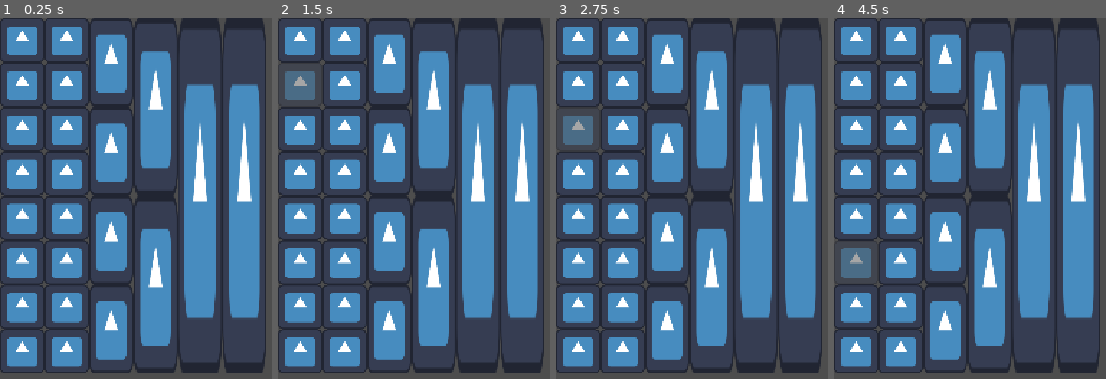
Above: before the commit, frames 1-4 (left to right).
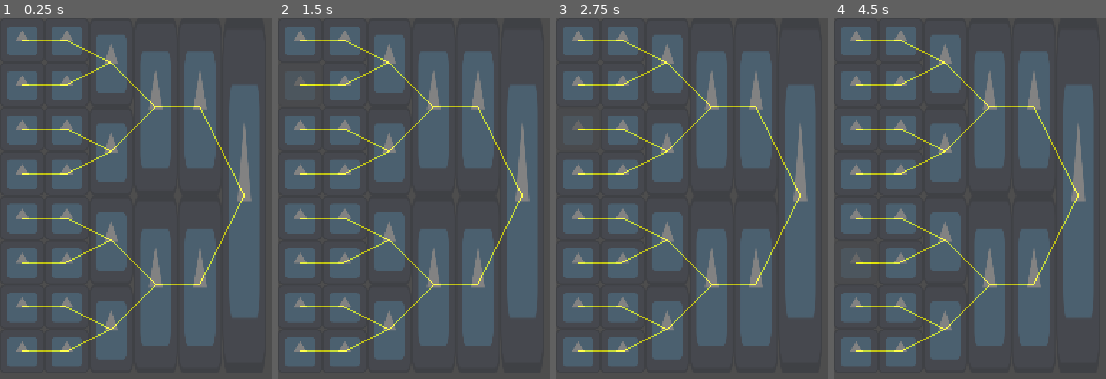
Above: after the commit, the same moments.

Repository: pgpais/gmtk-2026
Game: Godot game, scene res://main.tscn
Two runs of this game, one before a commit and one after it. Both use one fixed random seed, a clock stepped at 60 frames per second and the inputs below. The engine's default icon, where the game draws it, is replaced by a stand-in: a white triangle on a blue panel in a dark square.
Inputs (mouse positions are in pixels of both pictures, inside the frame that each line leads up to):
- Up to frame 1 (0.25 s): no input
- Up to frame 2 (1.5 s): tap Enter at 0.5 s; move the mouse to (299, 39) at 0.52 s; tap Space at 1.25 s; move the mouse to (299, 82) at 1.27 s
- Up to frame 3 (2.75 s): tap Enter at 2 s; move the mouse to (577, 129) at 2.02 s
- Up to frame 4 (4.5 s): tap Space at 2.75, 4.25 s; move the mouse to (855, 173) at 2.77 s; tap Enter at 3.5 s; move the mouse to (855, 216) at 3.52 s; move the mouse to (855, 263) at 4.27 s

The runs differ from the first frame. In frame 1, 56% of the frame differs, in the area x 0-98%, y 0-99%; in frame 2, 56%; in frame 3, 56%; in frame 4, 56%.
Error before the commit: Invalid access to property or key 'edited_scene_root' on a base object of type 'null instance'. (res://map/grid_map.gd:35)
Error after the commit: Invalid access to property or key 'edited_scene_root' on a base object of type 'null instance'. (res://map/grid_map.gd:40)

Commit message:
Grid map now works with an array of sizes. Tiles are pointing at next tile now

Diff:
--- a/main.tscn
+++ b/main.tscn
@@ -1,10 +1,292 @@
 [gd_scene format=3 uid="uid://da8sgbng7wcgu"]
 
 [ext_resource type="Script" uid="uid://dojshow4it3ya" path="res://map/grid_map.gd" id="1_ig7tw"]
+[ext_resource type="Script" uid="uid://dtdg6wi6v4o0a" path="res://map/layer.gd" id="2_1bvp3"]
+[ext_resource type="PackedScene" uid="uid://bmifyrtst83yc" path="res://map/tile.tscn" id="3_lquwl"]
+[ext_resource type="Script" uid="uid://d1vsxetgx8k52" path="res://map/tile.gd" id="4_7mycd"]
 
 [node name="main" type="Node2D" unique_id=1936105572]
 
 [node name="LayerGridMap" type="Node2D" parent="." unique_id=1932554677]
 script = ExtResource("1_ig7tw")
-layers = Array[int]([8, 8, 4, 2, 1, 1])
+layer_sizes = Array[int]([8, 8, 4, 2, 2, 1])
 metadata/_custom_type_script = "uid://dojshow4it3ya"
+
+[node name="Layer4" type="Node2D" parent="LayerGridMap" unique_id=26409963]
+position = Vector2(32, 0)
+script = ExtResource("2_1bvp3")
+number_of_tiles = 8
+tile_size_multiplier = 1
+
+[node name="Tile" type="Area2D" parent="LayerGridMap/Layer4" unique_id=813079352 node_paths=PackedStringArray("next_tile", "layer") instance=ExtResource("3_lquwl")]
+z_index = 4
+position = Vector2(0, 32)
+script = ExtResource("4_7mycd")
+next_tile = NodePath("../../Layer5/Tile")
+tile_size_multiplier = 1
+layer = NodePath("..")
+metadata/_custom_type_script = "uid://d1vsxetgx8k52"
+
+[node name="Tile2" type="Area2D" parent="LayerGridMap/Layer4" unique_id=1396575807 node_paths=PackedStringArray("next_tile", "layer") instance=ExtResource("3_lquwl")]
+z_index = 4
+position = Vector2(0, 96)
+script = ExtResource("4_7mycd")
+next_tile = NodePath("../../Layer5/Tile2")
+tile_index = 1
+tile_size_multiplier = 1
+layer = NodePath("..")
+metadata/_custom_type_script = "uid://d1vsxetgx8k52"
+
+[node name="Tile3" type="Area2D" parent="LayerGridMap/Layer4" unique_id=1046784244 node_paths=PackedStringArray("next_tile", "layer") instance=ExtResource("3_lquwl")]
+z_index = 4
+position = Vector2(0, 160)
+script = ExtResource("4_7mycd")
+next_tile = NodePath("../../Layer5/Tile3")
+tile_index = 2
+tile_size_multiplier = 1
+layer = NodePath("..")
+metadata/_custom_type_script = "uid://d1vsxetgx8k52"
+
+[node name="Tile4" type="Area2D" parent="LayerGridMap/Layer4" unique_id=787410296 node_paths=PackedStringArray("next_tile", "layer") instance=ExtResource("3_lquwl")]
+z_index = 4
+position = Vector2(0, 224)
+script = ExtResource("4_7mycd")
+next_tile = NodePath("../../Layer5/Tile4")
+tile_index = 3
+tile_size_multiplier = 1
+layer = NodePath("..")
+metadata/_custom_type_script = "uid://d1vsxetgx8k52"
+
+[node name="Tile5" type="Area2D" parent="LayerGridMap/Layer4" unique_id=1531034449 node_paths=PackedStringArray("next_tile", "layer") instance=ExtResource("3_lquwl")]
+z_index = 4
+position = Vector2(0, 288)
+script = ExtResource("4_7mycd")
+next_tile = NodePath("../../Layer5/Tile5")
+tile_index = 4
+tile_size_multiplier = 1
+layer = NodePath("..")
+metadata/_custom_type_script = "uid://d1vsxetgx8k52"
+
+[node name="Tile6" type="Area2D" parent="LayerGridMap/Layer4" unique_id=1222352620 node_paths=PackedStringArray("next_tile", "layer") instance=ExtResource("3_lquwl")]
+z_index = 4
+position = Vector2(0, 352)
+script = ExtResource("4_7mycd")
+next_tile = NodePath("../../Layer5/Tile6")
+tile_index = 5
+tile_size_multiplier = 1
+layer = NodePath("..")
+metadata/_custom_type_script = "uid://d1vsxetgx8k52"
+
+[node name="Tile7" type="Area2D" parent="LayerGridMap/Layer4" unique_id=66779259 node_paths=PackedStringArray("next_tile", "layer") instance=ExtResource("3_lquwl")]
+z_index = 4
+position = Vector2(0, 416)
+script = ExtResource("4_7mycd")
+next_tile = NodePath("../../Layer5/Tile7")
+tile_index = 6
+tile_size_multiplier = 1
+layer = NodePath("..")
+metadata/_custom_type_script = "uid://d1vsxetgx8k52"
+
+[node name="Tile8" type="Area2D" parent="LayerGridMap/Layer4" unique_id=1120705859 node_paths=PackedStringArray("next_tile", "layer") instance=ExtResource("3_lquwl")]
+z_index = 4
+position = Vector2(0, 480)
+script = ExtResource("4_7mycd")
+next_tile = NodePath("../../Layer5/Tile8")
+tile_index = 7
+tile_size_multiplier = 1
+layer = NodePath("..")
+metadata/_custom_type_script = "uid://d1vsxetgx8k52"
+
+[node name="Layer5" type="Node2D" parent="LayerGridMap" unique_id=790413749]
+position = Vector2(96, 0)
+script = ExtResource("2_1bvp3")
+number_of_tiles = 8
+tile_size_multiplier = 1
+
+[node name="Tile" type="Area2D" parent="LayerGridMap/Layer5" unique_id=541662927 node_paths=PackedStringArray("next_tile", "layer") instance=ExtResource("3_lquwl")]
+z_index = 4
+position = Vector2(0, 32)
+script = ExtResource("4_7mycd")
+next_tile = NodePath("../../Layer6/Tile")
+tile_size_multiplier = 1
+layer = NodePath("..")
+metadata/_custom_type_script = "uid://d1vsxetgx8k52"
+
+[node name="Tile2" type="Area2D" parent="LayerGridMap/Layer5" unique_id=590297083 node_paths=PackedStringArray("next_tile", "layer") instance=ExtResource("3_lquwl")]
+z_index = 4
+position = Vector2(0, 96)
+script = ExtResource("4_7mycd")
+next_tile = NodePath("../../Layer6/Tile")
+tile_index = 1
+tile_size_multiplier = 1
+layer = NodePath("..")
+metadata/_custom_type_script = "uid://d1vsxetgx8k52"
+
+[node name="Tile3" type="Area2D" parent="LayerGridMap/Layer5" unique_id=1743489990 node_paths=PackedStringArray("next_tile", "layer") instance=ExtResource("3_lquwl")]
+z_index = 4
+position = Vector2(0, 160)
+script = ExtResource("4_7mycd")
+next_tile = NodePath("../../Layer6/Tile2")
+tile_index = 2
+tile_size_multiplier = 1
+layer = NodePath("..")
+metadata/_custom_type_script = "uid://d1vsxetgx8k52"
+
+[node name="Tile4" type="Area2D" parent="LayerGridMap/Layer5" unique_id=1206136928 node_paths=PackedStringArray("next_tile", "layer") instance=ExtResource("3_lquwl")]
+z_index = 4
+position = Vector2(0, 224)
+script = ExtResource("4_7mycd")
+next_tile = NodePath("../../Layer6/Tile2")
+tile_index = 3
+tile_size_multiplier = 1
+layer = NodePath("..")
+metadata/_custom_type_script = "uid://d1vsxetgx8k52"
+
+[node name="Tile5" type="Area2D" parent="LayerGridMap/Layer5" unique_id=952627145 node_paths=PackedStringArray("next_tile", "layer") instance=ExtResource("3_lquwl")]
+z_index = 4
+position = Vector2(0, 288)
+script = ExtResource("4_7mycd")
+next_tile = NodePath("../../Layer6/Tile3")
+tile_index = 4
+tile_size_multiplier = 1
+layer = NodePath("..")
+metadata/_custom_type_script = "uid://d1vsxetgx8k52"
+
+[node name="Tile6" type="Area2D" parent="LayerGridMap/Layer5" unique_id=1612332693 node_paths=PackedStringArray("next_tile", "layer") instance=ExtResource("3_lquwl")]
+z_index = 4
+position = Vector2(0, 352)
+script = ExtResource("4_7mycd")
+next_tile = NodePath("../../Layer6/Tile3")
+tile_index = 5
+tile_size_multiplier = 1
+layer = NodePath("..")
+metadata/_custom_type_script = "uid://d1vsxetgx8k52"
+
+[node name="Tile7" type="Area2D" parent="LayerGridMap/Layer5" unique_id=227259990 node_paths=PackedStringArray("next_tile", "layer") instance=ExtResource("3_lquwl")]
+z_index = 4
+position = Vector2(0, 416)
+script = ExtResource("4_7mycd")
+next_tile = NodePath("../../Layer6/Tile4")
+tile_index = 6
+tile_size_multiplier = 1
+layer = NodePath("..")
+metadata/_custom_type_script = "uid://d1vsxetgx8k52"
+
+[node name="Tile8" type="Area2D" parent="LayerGridMap/Layer5" unique_id=254324250 node_paths=PackedStringArray("next_tile", "layer") instance=ExtResource("3_lquwl")]
+z_index = 4
+position = Vector2(0, 480)
+script = ExtResource("4_7mycd")
+next_tile = NodePath("../../Layer6/Tile4")
+tile_index = 7
+tile_size_multiplier = 1
+layer = NodePath("..")
+metadata/_custom_type_script = "uid://d1vsxetgx8k52"
+
+[node name="Layer6" type="Node2D" parent="LayerGridMap" unique_id=1600347612]
+position = Vector2(160, 0)
+script = ExtResource("2_1bvp3")
+number_of_tiles = 4
+tile_size_multiplier = 2
+
+[node name="Tile" type="Area2D" parent="LayerGridMap/Layer6" unique_id=1066673727 node_paths=PackedStringArray("next_tile", "layer") instance=ExtResource("3_lquwl")]
+z_index = 4
+position = Vector2(0, 64)
+script = ExtResource("4_7mycd")
+next_tile = NodePath("../../Layer7/Tile")
+tile_size_multiplier = 2
+layer = NodePath("..")
+metadata/_custom_type_script = "uid://d1vsxetgx8k52"
+
+[node name="Tile2" type="Area2D" parent="LayerGridMap/Layer6" unique_id=1125613373 node_paths=PackedStringArray("next_tile", "layer") instance=ExtResource("3_lquwl")]
+z_index = 4
+position = Vector2(0, 192)
+script = ExtResource("4_7mycd")
+next_tile = NodePath("../../Layer7/Tile")
+tile_index = 1
+tile_size_multiplier = 2
+layer = NodePath("..")
+metadata/_custom_type_script = "uid://d1vsxetgx8k52"
+
+[node name="Tile3" type="Area2D" parent="LayerGridMap/Layer6" unique_id=1439551679 node_paths=PackedStringArray("next_tile", "layer") instance=ExtResource("3_lquwl")]
+z_index = 4
+position = Vector2(0, 320)
+script = ExtResource("4_7mycd")
+next_tile = NodePath("../../Layer7/Tile2")
+tile_index = 2
+tile_size_multiplier = 2
+layer = NodePath("..")
+metadata/_custom_type_script = "uid://d1vsxetgx8k52"
+
+[node name="Tile4" type="Area2D" parent="LayerGridMap/Layer6" unique_id=1203459029 node_paths=PackedStringArray("next_tile", "layer") instance=ExtResource("3_lquwl")]
+z_index = 4
+position = Vector2(0, 448)
+script = ExtResource("4_7mycd")
+next_tile = NodePath("../../Layer7/Tile2")
+tile_index = 3
+tile_size_multiplier = 2
+layer = NodePath("..")
+metadata/_custom_type_script = "uid://d1vsxetgx8k52"
+
+[node name="Layer7" type="Node2D" parent="LayerGridMap" unique_id=468929499]
+position = Vector2(224, 0)
+script = ExtResource("2_1bvp3")
+number_of_tiles = 2
+tile_size_multiplier = 4
+
+[node name="Tile" type="Area2D" parent="LayerGridMap/Layer7" unique_id=1937633657 node_paths=PackedStringArray("next_tile", "layer") instance=ExtResource("3_lquwl")]
+z_index = 4
+position = Vector2(0, 128)
+script = ExtResource("4_7mycd")
+next_tile = NodePath("../../Layer10/Tile")
+tile_size_multiplier = 4
+layer = NodePath("..")
+metadata/_custom_type_script = "uid://d1vsxetgx8k52"
+
+[node name="Tile2" type="Area2D" parent="LayerGridMap/Layer7" unique_id=1580108407 node_paths=PackedStringArray("next_tile", "layer") instance=ExtResource("3_lquwl")]
+z_index = 4
+position = Vector2(0, 384)
+script = ExtResource("4_7mycd")
+next_tile = NodePath("../../Layer10/Tile2")
+tile_index = 1
+tile_size_multiplier = 4
+layer = NodePath("..")
+metadata/_custom_type_script = "uid://d1vsxetgx8k52"
+
+[node name="Layer10" type="Node2D" parent="LayerGridMap" unique_id=1167699493]
+position = Vector2(288, 0)
+script = ExtResource("2_1bvp3")
+number_of_tiles = 2
+tile_size_multiplier = 4
+
+[node name="Tile" type="Area2D" parent="LayerGridMap/Layer10" unique_id=1063140447 node_paths=PackedStringArray("next_tile", "layer") instance=ExtResource("3_lquwl")]
+z_index = 4
+position = Vector2(0, 128)
+script = ExtResource("4_7mycd")
+next_tile = NodePath("../../Layer12/Tile")
+tile_size_multiplier = 4
+layer = NodePath("..")
+metadata/_custom_type_script = "uid://d1vsxetgx8k52"
+
+[node name="Tile2" type="Area2D" parent="LayerGridMap/Layer10" unique_id=806448594 node_paths=PackedStringArray("next_tile", "layer") instance=ExtResource("3_lquwl")]
+z_index = 4
+position = Vector2(0, 384)
+script = ExtResource("4_7mycd")
+next_tile = NodePath("../../Layer12/Tile")
+tile_index = 1
+tile_size_multiplier = 4
+layer = NodePath("..")
+metadata/_custom_type_script = "uid://d1vsxetgx8k52"
+
+[node name="Layer12" type="Node2D" parent="LayerGridMap" unique_id=642404460]
+position = Vector2(352, 0)
+script = ExtResource("2_1bvp3")
+number_of_tiles = 1
+tile_size_multiplier = 8
+
+[node name="Tile" type="Area2D" parent="LayerGridMap/Layer12" unique_id=170798841 node_paths=PackedStringArray("layer") instance=ExtResource("3_lquwl")]
+z_index = 4
+position = Vector2(0, 256)
+script = ExtResource("4_7mycd")
+tile_size_multiplier = 8
+layer = NodePath("..")
+metadata/_custom_type_script = "uid://d1vsxetgx8k52"
--- a/map/grid_map.gd
+++ b/map/grid_map.gd
@@ -8,31 +8,56 @@
 		map_size = value
 		_setup_map()
 
-@export var layers: Array[int]:
+@export var layer_sizes: Array[int]:
 	set(value):
-		layers = value
+		layer_sizes = value
 		_setup_map()
+
+var layers: Array[Layer]
 
 # Called when the node enters the scene tree for the first time.
 func _ready() -> void:
 	_setup_map()
 
+func get_layer(index: int) -> Layer:
+	return layers[index]
 
-# Called every frame. 'delta' is the elapsed time since the previous frame.
-func _process(delta: float) -> void:
-	pass
+func get_tile(layer_index: int, tile_index: int) -> Tile:
+	return layers[layer_index].get_tile(tile_index)
 
 func _setup_map():
+	layers = []
+
 	for child in get_children():
 		child.queue_free()
 
-	for i in range(layers.size()):
+	for i in range(layer_sizes.size()):
 		var layer = Layer.new()
-		var layer_size: int = layers[i]
+		var layer_size: int = layer_sizes[i]
 
 		layer.name = "Layer"
 		add_child(layer, true)
 		layer.owner = get_tree().edited_scene_root
 		layer.position.x = 64 * i + 32
-		layer.number_of_tiles = layer_size
-		layer.tile_size_multiplier = map_size / layer_size
+
+		layer.setup_layer(layer_size, map_size / layer_size)
+
+		layers.append(layer)
+
+	_connect_tiles()
+
+func _connect_tiles():
+	for i in range(layers.size() - 1):
+		var current_layer = layers[i]
+		print("Connecting layer ", current_layer.name)
+		var tile_number: int = current_layer.number_of_tiles
+		for j in range(tile_number):
+			var current_tile = current_layer.get_tile(j)
+			var next_layer = layers[i + 1]
+			var size_ratio = next_layer.number_of_tiles / (current_layer.number_of_tiles * 1.0)
+			print("size ratio: ", size_ratio)
+			var next_tile_index: int = j * size_ratio
+			print("Connecting tile ", current_tile.name, " of layer ", current_layer.name, " to tile ", next_tile_index, " of layer ", next_layer.name)
+			var next_tile = next_layer.get_tile(next_tile_index)
+			current_tile.next_tile = next_tile
+			print("Connecting tile ", current_tile.name, " of layer ", current_layer.name, " to tile ", next_tile.name, " of layer ", next_layer.name)
--- a/map/layer.gd
+++ b/map/layer.gd
@@ -5,36 +5,28 @@
 
 @export var tile_scene: PackedScene = preload("uid://bmifyrtst83yc")
 
-@export var number_of_tiles: int:
-	set(value):
-		number_of_tiles = value
-		_setup_layer()
+## Number of tiles in this layer
+@export var number_of_tiles: int
 
-@export var tile_size_multiplier: int:
-	set(value):
-		tile_size_multiplier = value
-		_setup_layer()
+@export var tile_size_multiplier: int
 
 
 var tiles: Array[Tile]
 
-func init_layer(number_of_tiles: int, tile_size_multiplier: int):
+func get_tile(index: int) -> Tile:
+	return tiles[index]
+
+func setup_layer(number_of_tiles: int, tile_size_multiplier: int):
 	self.number_of_tiles = number_of_tiles
 	self.tile_size_multiplier = tile_size_multiplier
-
-func _ready() -> void:
-	_setup_layer()
-
-func _setup_layer():
-	if not tile_scene:
-		return
 
 	for child in get_children():
 		child.queue_free()
 
 	for i in number_of_tiles:
-		var tile = tile_scene.instantiate()
+		var tile: Tile = tile_scene.instantiate()
 		add_child(tile, true)
+		tiles.append(tile)
 		tile.owner = get_tree().edited_scene_root
 		tile.tile_size_multiplier = tile_size_multiplier
-		tile.tile_index = i
+		tile.initialize(self, i)
--- a/map/tile.gd
+++ b/map/tile.gd
@@ -21,12 +21,19 @@
         tile_size_multiplier = value
         _scale_tile()
 
+@export var layer: Layer
+
 @export_group("Parameters")
 @export var tile_size: Vector2 = Vector2(64, 64)
 
 
 @onready var sprite: Sprite2D = $Sprite2D
 @onready var collision_shape: CollisionShape2D = $CollisionShape2D
+
+
+func initialize(layer: Layer, tile_index: int):
+    self.tile_index = tile_index
+    self.layer = layer
 
 func _ready():
     collision_shape.shape = RectangleShape2D.new()
@@ -56,3 +63,7 @@
         sprite.scale.y = tile_size_multiplier / 2.0
         # sprite.position.y = tile_size.y * (tile_size_multiplier - 1) / 2.0
     position.y = new_tile_size / 2 + new_tile_size * tile_index
+
+func _draw() -> void:
+    if next_tile:
+        draw_line(Vector2.ZERO, next_tile.global_position - global_position, Color.YELLOW)
--- a/map/tile.tscn
+++ b/map/tile.tscn
@@ -3,19 +3,20 @@
 [ext_resource type="Script" uid="uid://d1vsxetgx8k52" path="res://map/tile.gd" id="1_0k0ny"]
 [ext_resource type="Texture2D" uid="uid://w5kafc3luitw" path="res://icon.svg" id="2_s4ekl"]
 
-[sub_resource type="RectangleShape2D" id="RectangleShape2D_tfbxm"]
-resource_local_to_scene = true
+[sub_resource type="RectangleShape2D" id="RectangleShape2D_0k0ny"]
 size = Vector2(64, 64)
 
 [node name="Tile" type="Area2D" unique_id=813079352]
+z_index = 4
 position = Vector2(0, 32)
 script = ExtResource("1_0k0ny")
 tile_size_multiplier = 1
 metadata/_custom_type_script = "uid://d1vsxetgx8k52"
 
 [node name="Sprite2D" type="Sprite2D" parent="." unique_id=443503160]
+self_modulate = Color(1, 1, 1, 0.3019608)
 scale = Vector2(0.5, 0.5)
 texture = ExtResource("2_s4ekl")
 
 [node name="CollisionShape2D" type="CollisionShape2D" parent="." unique_id=163806522]
-shape = SubResource("RectangleShape2D_tfbxm")
+shape = SubResource("RectangleShape2D_0k0ny")
